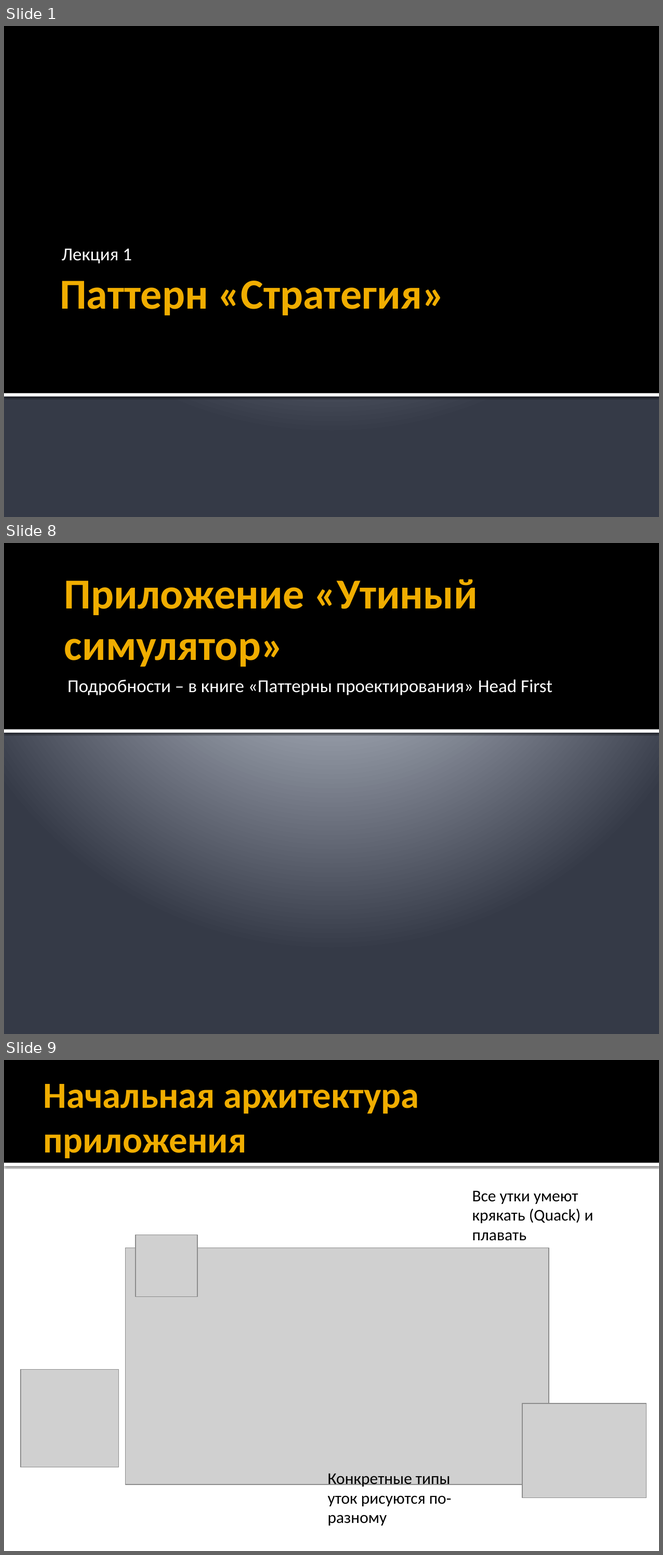
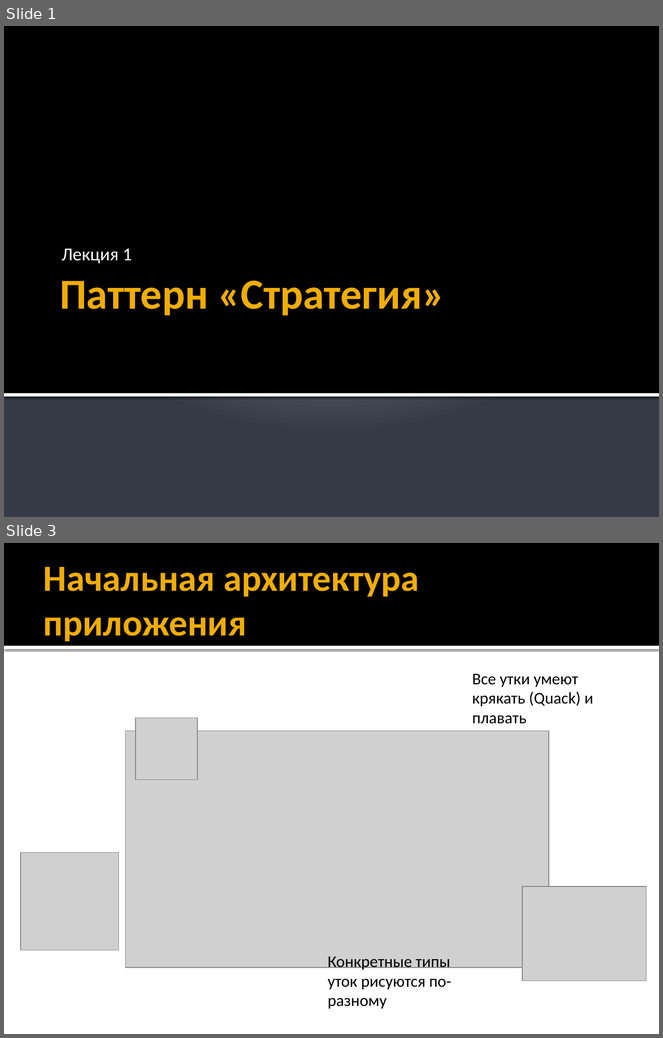
Before and after one commit to alexey-malov/ood, a slide deck: lectures/01.strategy/strategy.pptx. Shown one above the other, each under a label of ours: slides 1, 8 and 9 before the commit, slides 1 and 3 after it; the slides between them are not shown. The pictures are 663x1555 and 663x1038 pixels, drawn with LibreOffice and Linux fonts; fonts in the diff are those of the drawing; grey boxes stand for pictures. Boxes give left, top, right and bottom in pixels: in the first picture for what was removed or moved away, otherwise in the second. Text is boxed around its words. In the diff, an @@ line names an element or a change of style, - is before the commit and + after.

```diff
--- a/lectures/01.strategy/strategy.pptx
+++ b/lectures/01.strategy/strategy.pptx
@@ slide 8 removed at [4,543,659,1034], background gradient #C1C5D3 to #BFC4D2 to #353B47 @@
@@ rectangle removed at [4,543,659,730] @@
@@ title removed at [64,579,478,667] @@
-Приложение «Утиный симулятор»
@@ text removed at [67,679,553,695] @@
-Подробности – в книге «Паттерны проектирования» Head First
@@ rectangle removed at [4,730,659,733] @@
@@ what was slide 9 is now slide 3 @@
```
Also in this commit, not shown: 10 slides changed, 2 slides added, 6 other slides removed, 2 other files.
